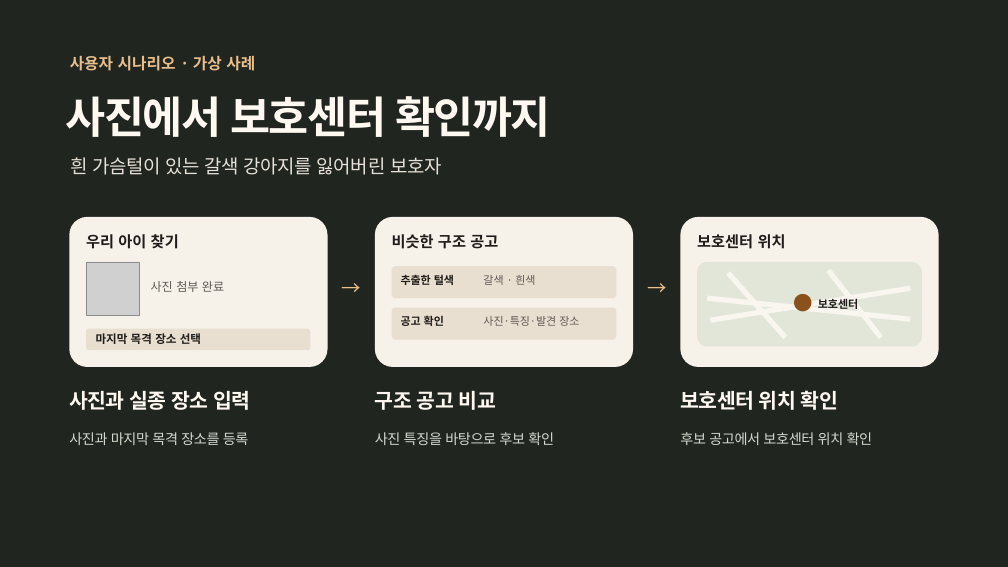
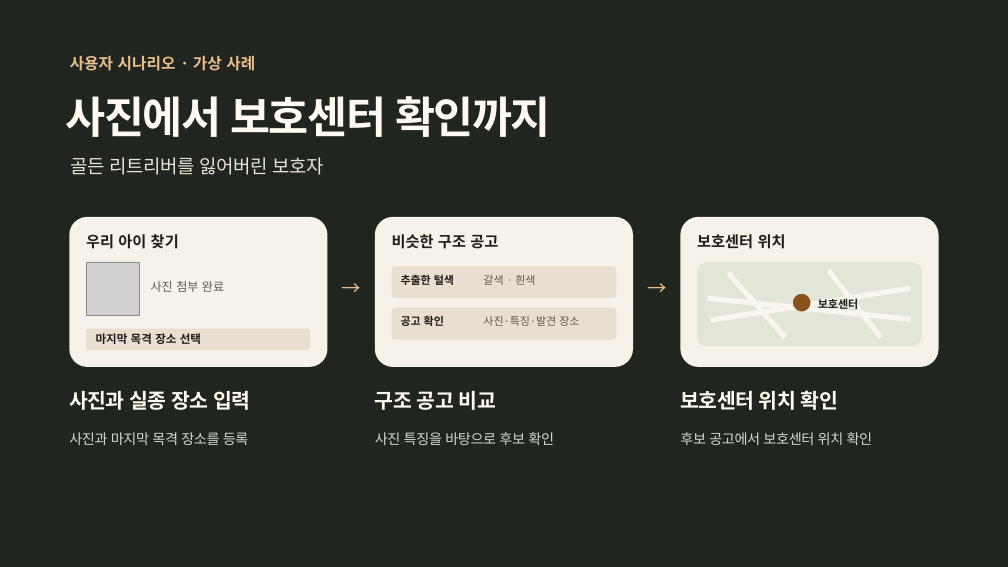
Before and after one commit to aio-03-p2-team1/aio-03-p2-team1, a slide deck: slide 7 of P2/ppt/dasimanna-team-intro.pptx. Drawn at 1008x567 pixels with LibreOffice and Linux fonts; fonts in the diff are those of the drawing; grey boxes stand for pictures. Boxes give left, top, right and bottom in pixels: in the first picture for what was removed or moved away, otherwise in the second. Text is boxed around its words. In the diff, an @@ line names an element or a change of style, - is before the commit and + after.

```diff
--- a/P2/ppt/dasimanna-team-intro.pptx
+++ b/P2/ppt/dasimanna-team-intro.pptx
@@ text at (x1=70, y1=157, x2=325, y2=175): text changed @@
-흰 가슴털이 있는 갈색 강아지를 잃어버린 보호자
+골든 리트리버를 잃어버린 보호자
```
Also in this commit, not shown: 2 other slides changed, 1 slide added, 1 slide removed, 1 other file.
